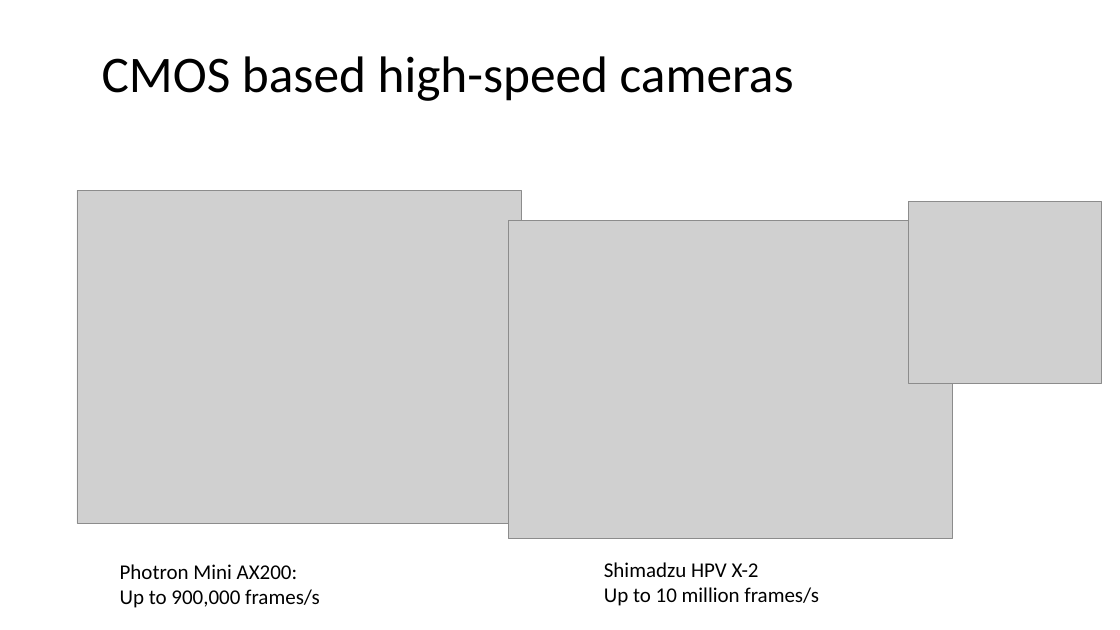
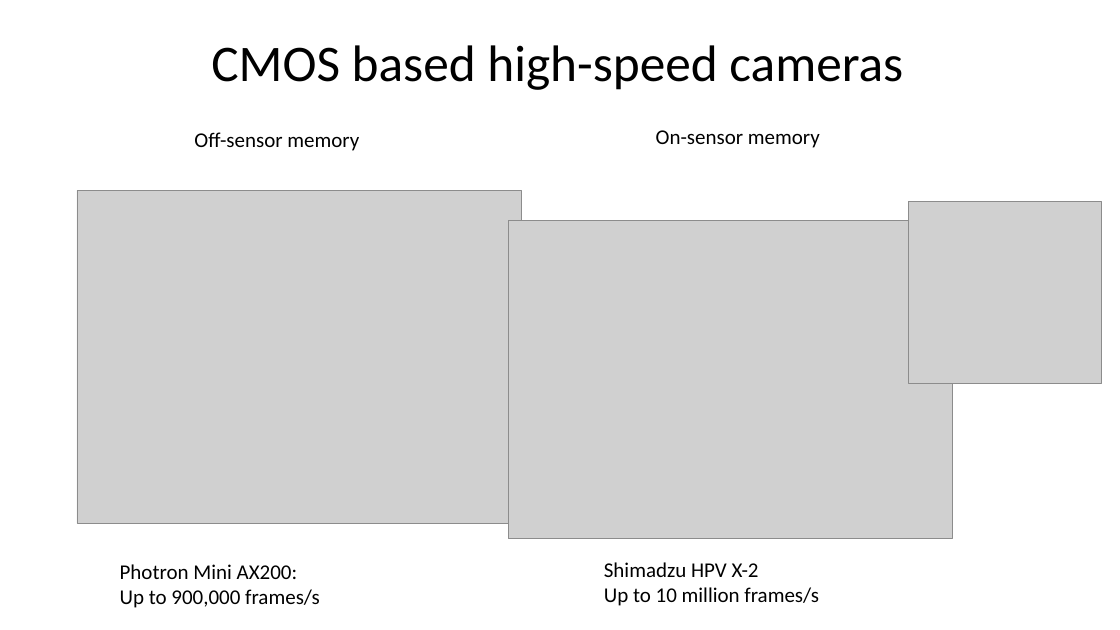
Before and after one commit to cdohl/EAS2024_Ohl, a slide deck: slide 5 of Image processing/introduction.pptx. Drawn at 1120x630 pixels with LibreOffice and Linux fonts; fonts in the diff are those of the drawing; grey boxes stand for pictures. Boxes give left, top, right and bottom in pixels: in the first picture for what was removed or moved away, otherwise in the second. Text is boxed around its words. In the diff, an @@ line names an element or a change of style, - is before the commit and + after.

```diff
--- a/Image processing/introduction.pptx
+++ b/Image processing/introduction.pptx
@@ title "CMOS based high-speed cameras": place and size @@
-title "CMOS based high-speed cameras" at (102,56,794,101)
+title "CMOS based high-speed cameras" at (211,45,903,90)
@@ text added at (194,132,359,151), 18 pt, text #000000 @@
+Off-sensor memory
@@ text added at (656,130,820,148), 18 pt, text #000000 @@
+On-sensor memory
```
Also in this commit, not shown: 1 other slide changed, 3 slides added, 2 slides removed.
